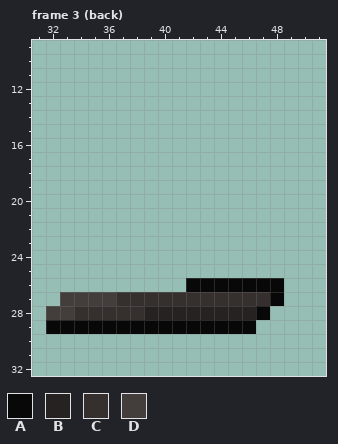
A pixel-art file gets an edit: src/entities/player/component/flare/rear_hatch.aseprite. The picture above was drawn from the file before the commit.
32x32 pixels, 3 frames. Shown: frame 3 (back): x 31..51, y 9..32. The old version is drawn lined up with the new one, on the new canvas. The commit also changed other frames, which this record leaves out.
Palette (. is transparent): A #080808  B #252221  C #35302e  D #433e3b
Pixels before, frame 3 (back), first column x 32:
26 ..........AAAAAAA
27 .DDDDCCCCCCCCCCCA
28 DDCCCCCBBBBBBBBA.
29 AAAAAAAAAAAAAAA..
The same view after the edit:
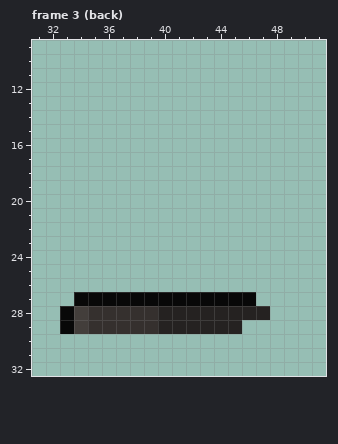
Change:
canvas 32x32 -> 96x96, the old top-left corner now at 24,4
Changed rows in their new state; - is an unchanged pixel.
Frame 3 (back):
first column x 32:
26 ----------.......
27 -.AAAAAAAAAAAAA..
28 .AD----C-------B-
29 .-DCCCCCBBBBBB.--
Changed places in both pictures, as pixel boxes (x1, y1, x2, y2):
changed: (46, 278, 284, 334)
